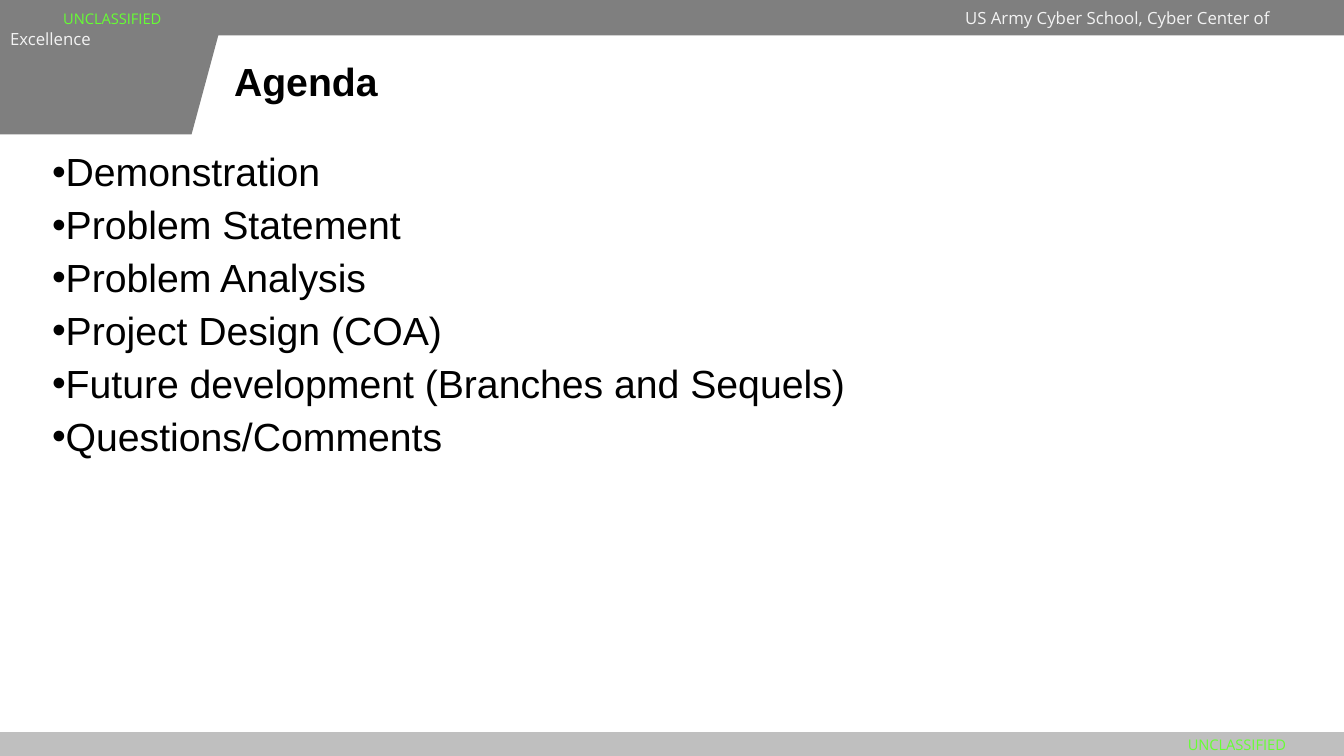
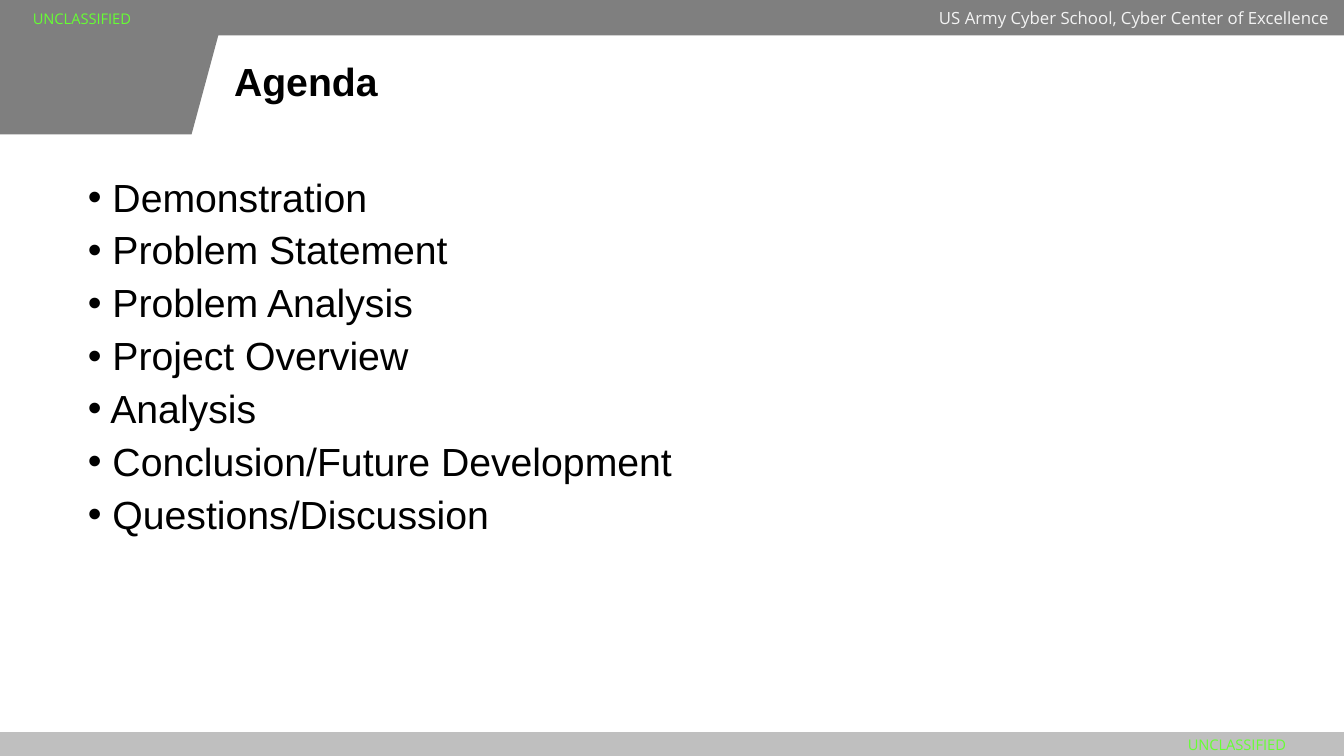
Before and after one commit to JFern12/AlexaHack, a slide deck: slide 2 of AlexaHack_EmergingTech Presentation.pptx (slide 3 before the commit). Drawn at 1344x756 pixels with LibreOffice and Linux fonts; fonts in the diff are those of the drawing; background and template pictures are left out. Boxes give left, top, right and bottom in pixels: in the first picture for what was removed or moved away, otherwise in the second. Text is boxed around its words. In the diff, an @@ line names an element or a change of style, - is before the commit and + after.

```diff
--- a/AlexaHack_EmergingTech Presentation.pptx
+++ b/AlexaHack_EmergingTech Presentation.pptx
@@ text "Demonstration": place and size @@
-text "Demonstration" at (52, 157, 845, 458)
+text "Demonstration" at (110, 183, 672, 537)
@@ text at (110, 341, 672, 537): text changed @@
-• Project Design (COA)
-• Future development (Branches and Sequels)
-• Questions/Comments
+• Project Overview
+• Analysis
+• Conclusion/Future Development
+• Questions/Discussion
```
Also in this commit, not shown: 10 other slides changed, 11 slides added, 2 slides removed.
